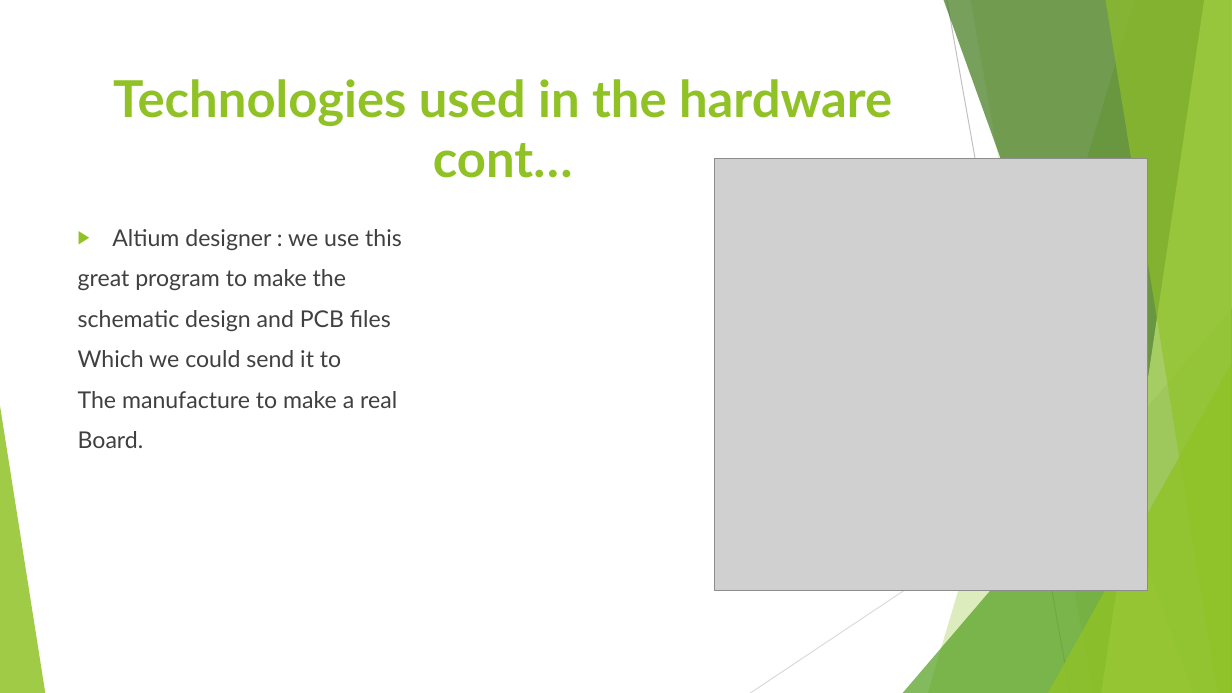
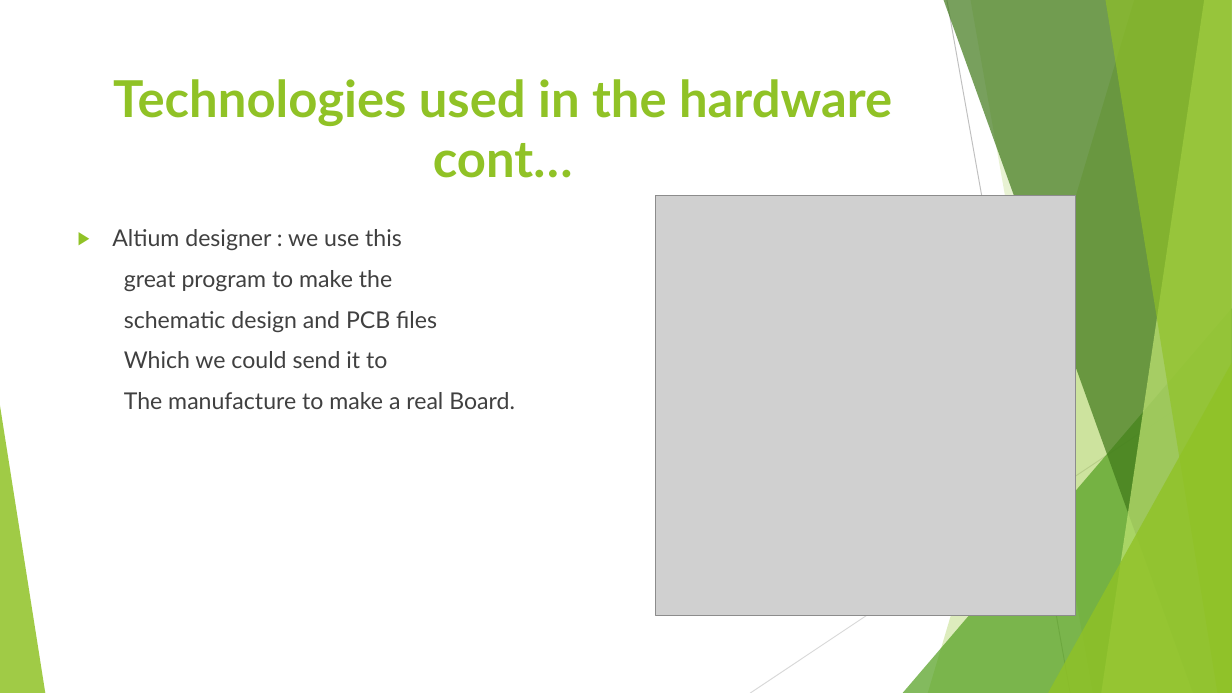
Before and after one commit to EngSherifMostafa/Graduation-project-2020-2021, a slide deck: slide 19 of Theoretical/Smart Battery Monitor.pptx. Drawn at 1232x693 pixels with LibreOffice and Linux fonts; fonts in the diff are those of the drawing; grey boxes stand for pictures. Boxes give left, top, right and bottom in pixels: in the first picture for what was removed or moved away, otherwise in the second. Text is boxed around its words. In the diff, an @@ line names an element or a change of style, - is before the commit and + after.

```diff
--- a/Theoretical/Smart Battery Monitor.pptx
+++ b/Theoretical/Smart Battery Monitor.pptx
@@ picture: place and size @@
-picture at (715,159,1148,592)
+picture at (655,195,1076,616)
@@ text at (124,392,515,409): text changed @@
-The manufacture to make a real
-Board.
+The manufacture to make a real Board.
```
Also in this commit, not shown: 14 other slides changed.
